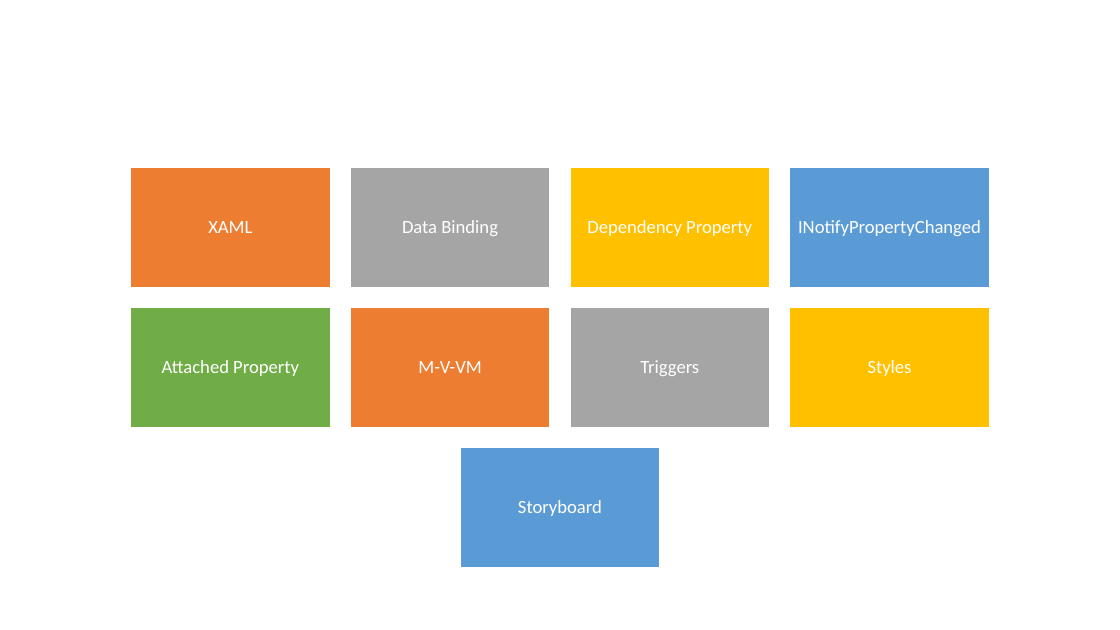
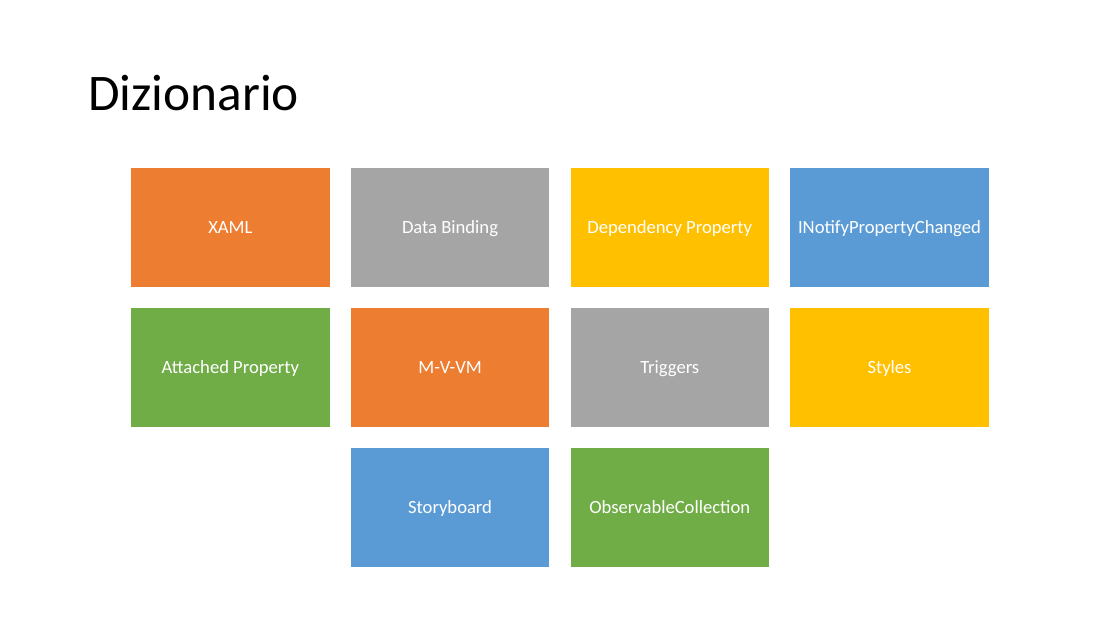
Before and after one commit to danieleromanazzi/wpf-tutorial, a slide deck: slide 5 of wpf-tutorial.pptx (slide 4 before the commit). Drawn at 1120x630 pixels with LibreOffice and Linux fonts; fonts in the diff are those of the drawing. Boxes give left, top, right and bottom in pixels: in the first picture for what was removed or moved away, otherwise in the second. Text is boxed around its words. In the diff, an @@ line names an element or a change of style, - is before the commit and + after.

```diff
--- a/wpf-tutorial.pptx
+++ b/wpf-tutorial.pptx
@@ title added at (88, 74, 299, 111), 44 pt, text #000000 @@
+Dizionario
@@ text "Storyboard": place and size @@
-text "Storyboard" at (518, 500, 602, 516)
+text "Storyboard" at (408, 500, 492, 516)
@@ rectangle: place and size @@
-rectangle at (460, 448, 660, 568)
+rectangle at (350, 448, 550, 568)
@@ rectangle added at (571, 448, 770, 568), fill #70AD47, outline #FFFFFF 1 pt @@
@@ text added at (589, 500, 750, 513), 16 pt, text #FFFFFF @@
+ObservableCollection
```
Also in this commit, not shown: 16 other slides changed, 57 slides added, 4 slides removed, 3 other files.
